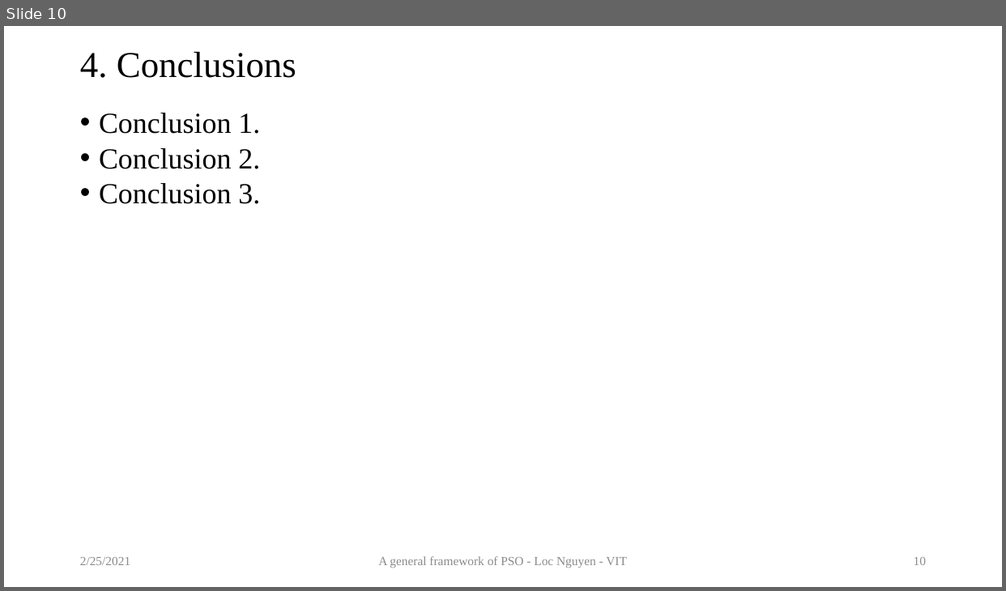
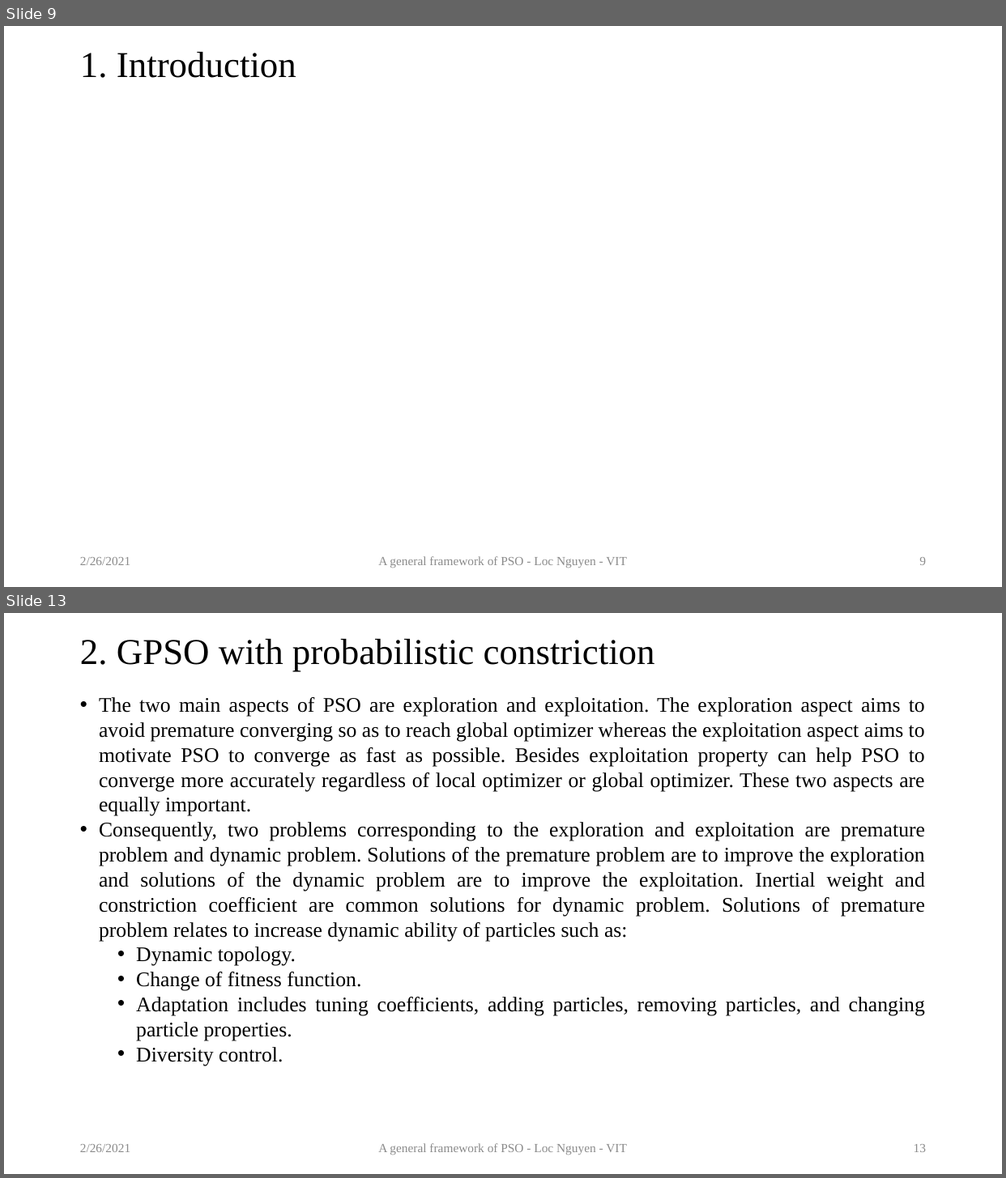
Before and after one commit to locnguyenacademic/sim, a slide deck: 2_design/pso/GeneralPSO.pptx. Shown one above the other, each under a label of ours: slide 10 before the commit, slides 9 and 13 after it; the slides between them are not shown. The pictures are 1006x591 and 1006x1178 pixels, drawn with LibreOffice and Linux fonts; fonts in the diff are those of the drawing; grey boxes stand for pictures. Boxes give left, top, right and bottom in pixels: in the first picture for what was removed or moved away, otherwise in the second. Text is boxed around its words. In the diff, an @@ line names an element or a change of style, - is before the commit and + after.

```diff
--- a/2_design/pso/GeneralPSO.pptx
+++ b/2_design/pso/GeneralPSO.pptx
@@ slide 13 added at bbox=[4, 613, 1002, 1174], background #FFFFFF @@
@@ title added at bbox=[80, 638, 655, 671], 35 pt, text #000000 @@
+2. GPSO with probabilistic constriction
@@ text added at bbox=[99, 697, 925, 1066], 20 pt, text #000000 @@
+• The two main aspects of PSO are exploration and exploitation. The exploration aspect aims to avoid premature converging so as to reach global optimizer whereas the exploitation aspect aims to motivate PSO to converge as fast as possible. Besides exploitation property can help PSO to converge more accurately regardless of local optimizer or global optimizer. These two aspects are equally important.
+• Consequently, two problems corresponding to the exploration and exploitation are premature problem and dynamic problem. Solutions of the premature problem are to improve the exploration and solutions of the dynamic problem are to improve the exploitation. Inertial weight and constriction coefficient are common solutions for dynamic problem. Solutions of premature problem relates to increase dynamic ability of particles such as:
+  • Dynamic topology.
+  • Change of fitness function.
+  • Adaptation includes tuning coefficients, adding particles, removing particles, and changing particle properties.
+  • Diversity control.
@@ text added at bbox=[80, 1144, 130, 1152], 12 pt, text #8C8C8C @@
+2/26/2021
@@ text added at bbox=[378, 1144, 627, 1155], 12 pt, text #8C8C8C @@
+A general framework of PSO - Loc Nguyen - VIT
@@ page number added at bbox=[914, 1144, 926, 1152], 12 pt, text #8C8C8C @@
+13
@@ what was slide 10 is now slide 9 @@
@@ slide 9 changed as well @@
@@ title at bbox=[80, 51, 296, 78]: text changed @@
-4. Conclusions
+1. Introduction
@@ text removed at bbox=[99, 113, 260, 204] @@
-• Conclusion 1.
-• Conclusion 2.
-• Conclusion 3.
@@ text at bbox=[80, 557, 130, 565]: text changed @@
-2/25/2021
+2/26/2021
@@ page number at bbox=[919, 557, 926, 565]: text changed @@
-10
+9
```
Also in this commit, not shown: 11 other slides changed, 9 other slides added, 2 other files.
